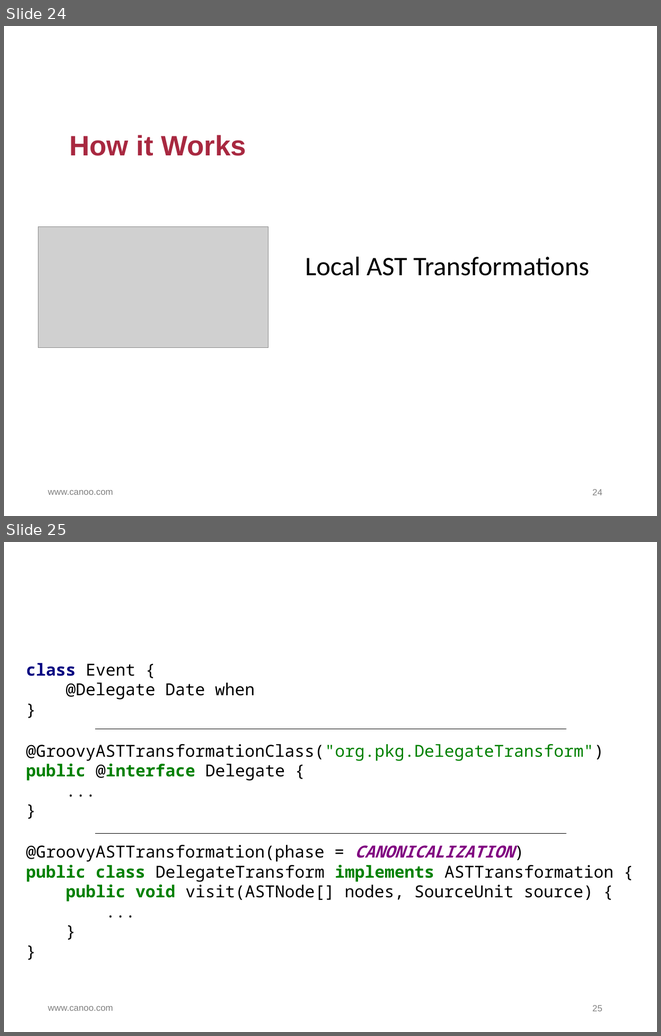
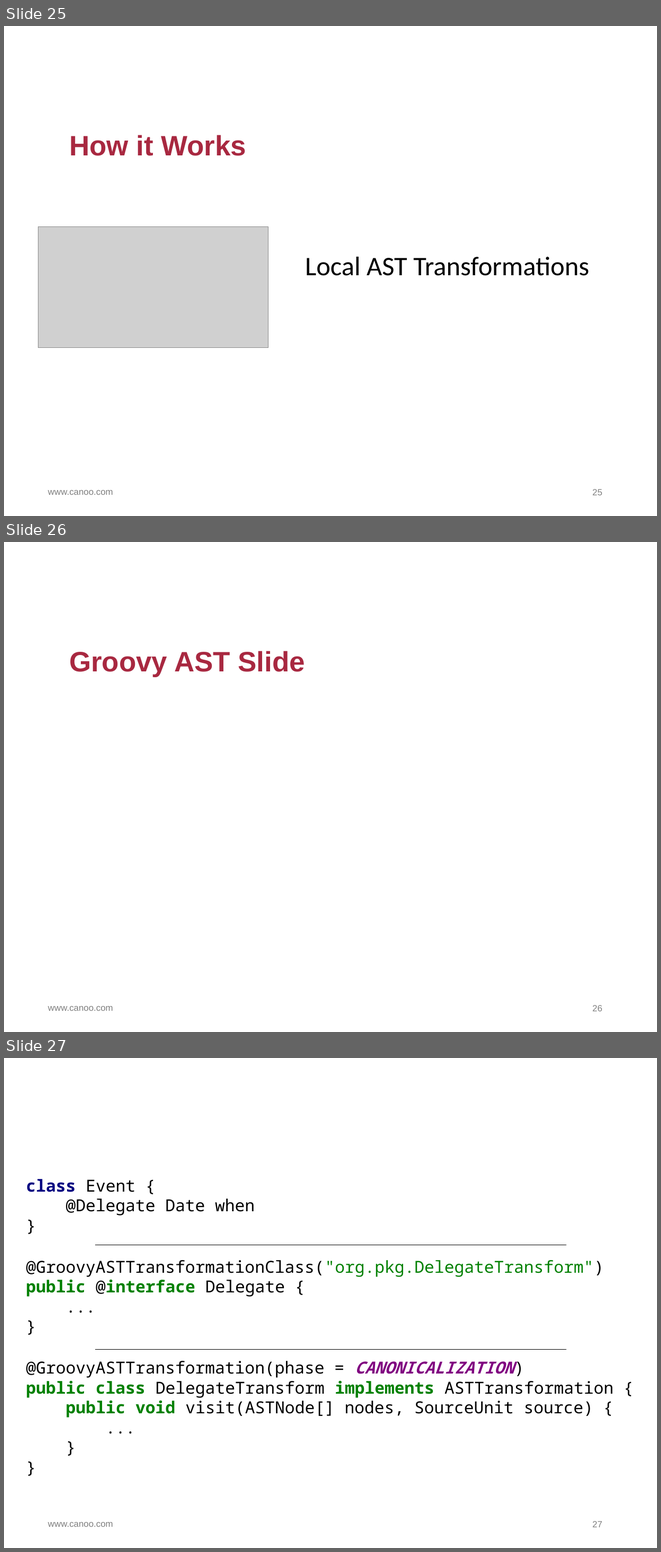
Before and after one commit to HamletDRC/presentations, a slide deck: asttransformations/AstTransformations.odp. Shown one above the other, each under a label of ours: slides 24 and 25 before the commit, slides 25, 26 and 27 after it. The pictures are 661x1036 and 661x1552 pixels, drawn with LibreOffice and Linux fonts; fonts in the diff are those of the drawing; grey boxes stand for pictures; background and template pictures are left out. Boxes give left, top, right and bottom in pixels: in the first picture for what was removed or moved away, otherwise in the second. Text is boxed around its words. In the diff, an @@ line names an element or a change of style, - is before the commit and + after.

```diff
--- a/asttransformations/AstTransformations.odp
+++ b/asttransformations/AstTransformations.odp
@@ slide 26 added at (4, 542, 657, 1032), background #FFFFFF; not listed: 1 template element that a slide beside it also shows @@
@@ title added at (69, 651, 305, 677), 44 pt, text #A82840, bold @@
+Groovy AST Slide
@@ page number added at (592, 1005, 602, 1011), 14 pt, text #7F7F7F @@
+26
@@ what was slide 24 is now slide 25 @@
@@ page number at (592, 489, 602, 495): text changed @@
-24
+25
@@ what was slide 25 is now slide 27 @@
@@ page number at (592, 1521, 602, 1527): text changed @@
-25
+27
```
Also in this commit, not shown: 8 slides changed, 2 other slides added, 7 other files.
